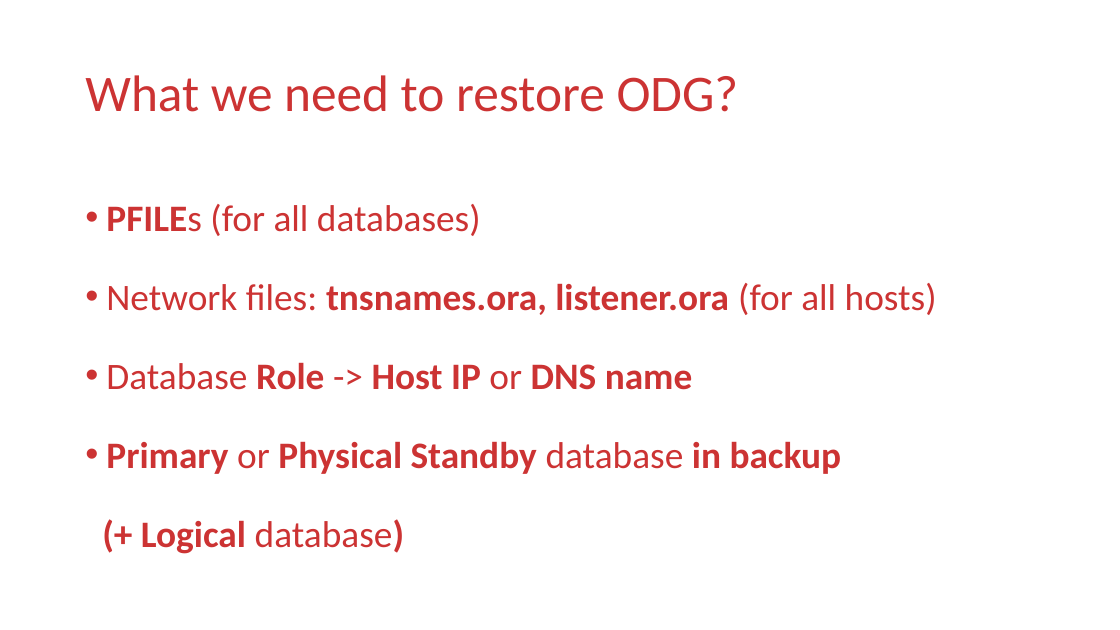
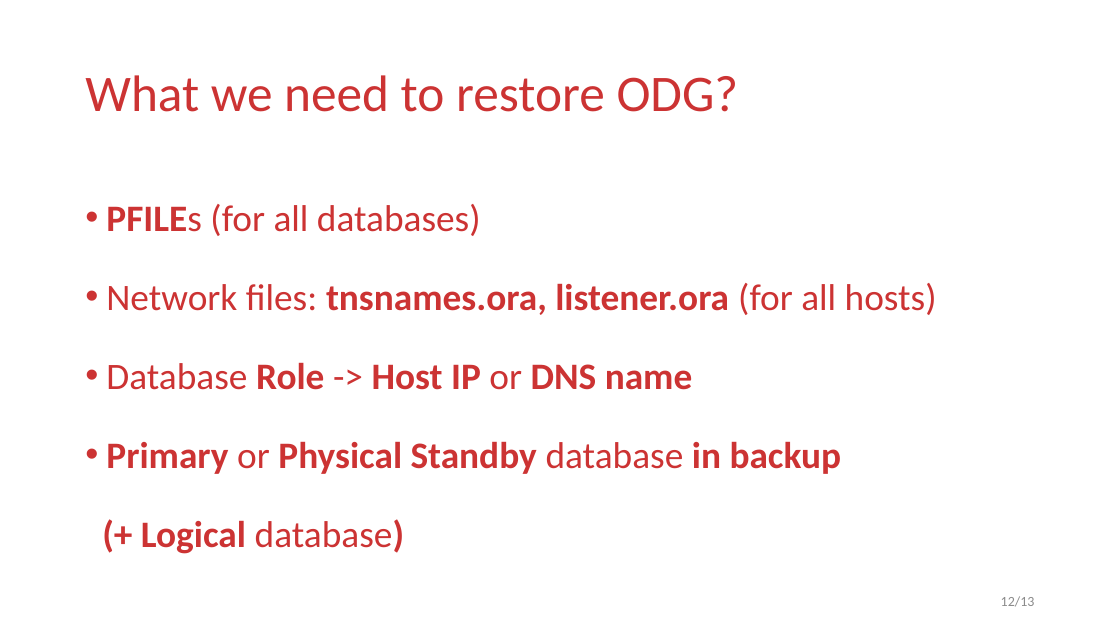
Before and after one commit to novokrest/OracleDataGuard, a slide deck: slide 12 of Presentation.pptx. Drawn at 1120x630 pixels with LibreOffice and Linux fonts; fonts in the diff are those of the drawing. Boxes give left, top, right and bottom in pixels: in the first picture for what was removed or moved away, otherwise in the second. Text is boxed around its words. In the diff, an @@ line names an element or a change of style, - is before the commit and + after.

```diff
--- a/Presentation.pptx
+++ b/Presentation.pptx
@@ page number added at [1001,596,1035,607], 12 pt, text #8C8C8C @@
+12/13
```
Also in this commit, not shown: 12 other slides changed, 1 other file.
